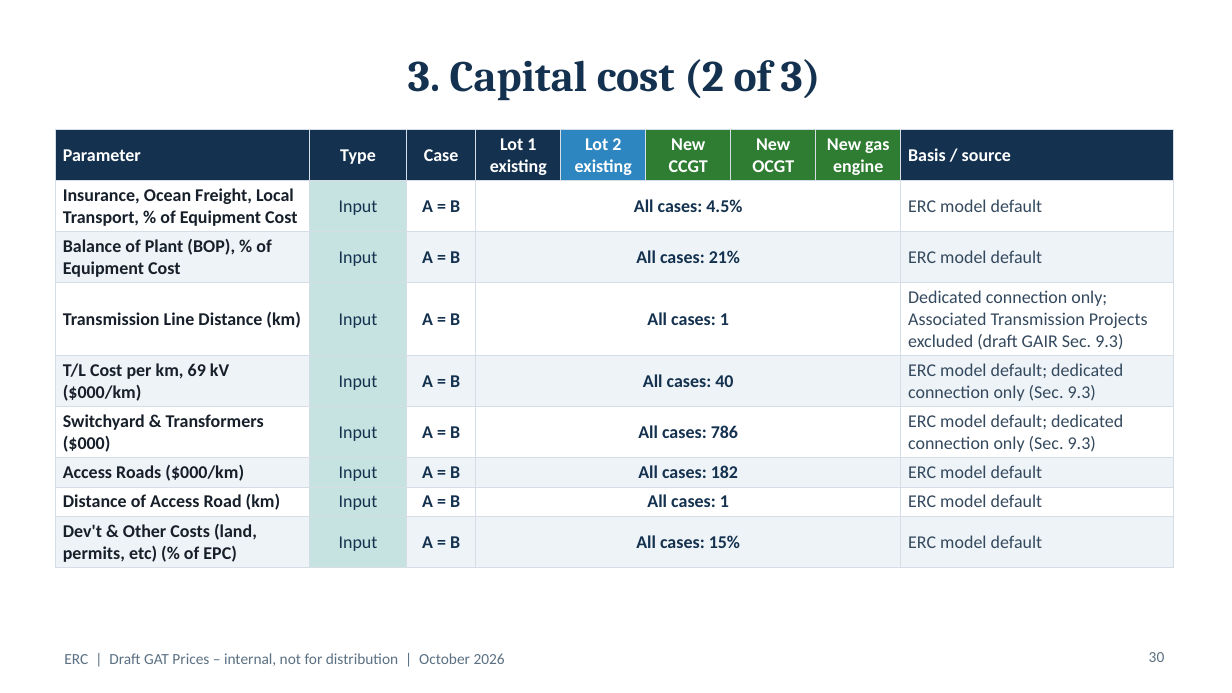
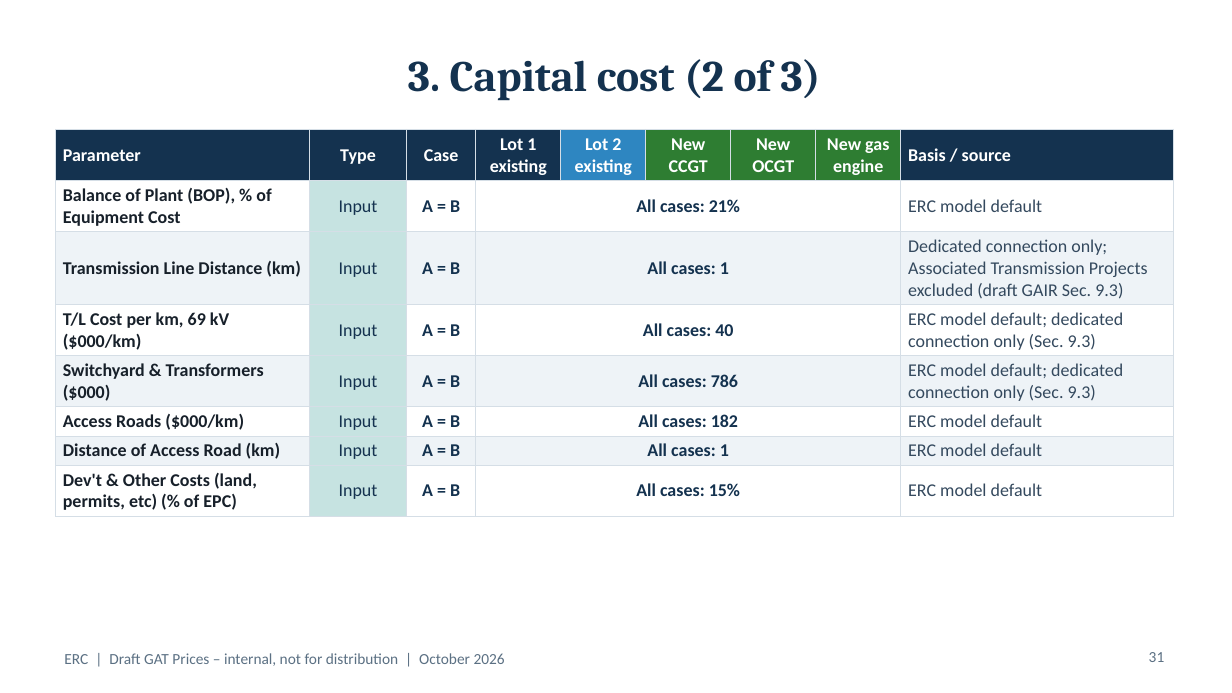
Before and after one commit to polyphase123/Midmerit, a slide deck: slide 31 of ERC_GATP_Rates_and_Assumptions.pptx (slide 30 before the commit). Drawn at 1232x693 pixels with LibreOffice and Linux fonts; fonts in the diff are those of the drawing. Boxes give left, top, right and bottom in pixels: in the first picture for what was removed or moved away, otherwise in the second. Text is boxed around its words. In the diff, an @@ line names an element or a change of style, - is before the commit and + after.

```diff
--- a/ERC_GATP_Rates_and_Assumptions.pptx
+++ b/ERC_GATP_Rates_and_Assumptions.pptx
@@ table at bbox=[55, 129, 1174, 514] @@
-row 2: Insurance, Ocean Freight, Local Transport, % of Equipment Cost | Input | A = B | All cases: 4.5% |  |  |  |  | ERC model default
@@ page number at bbox=[1149, 652, 1165, 662]: text changed @@
-30
+31
```
Also in this commit, not shown: 6 other slides changed, 2 slides added, 1 slide removed, 24 other files.
